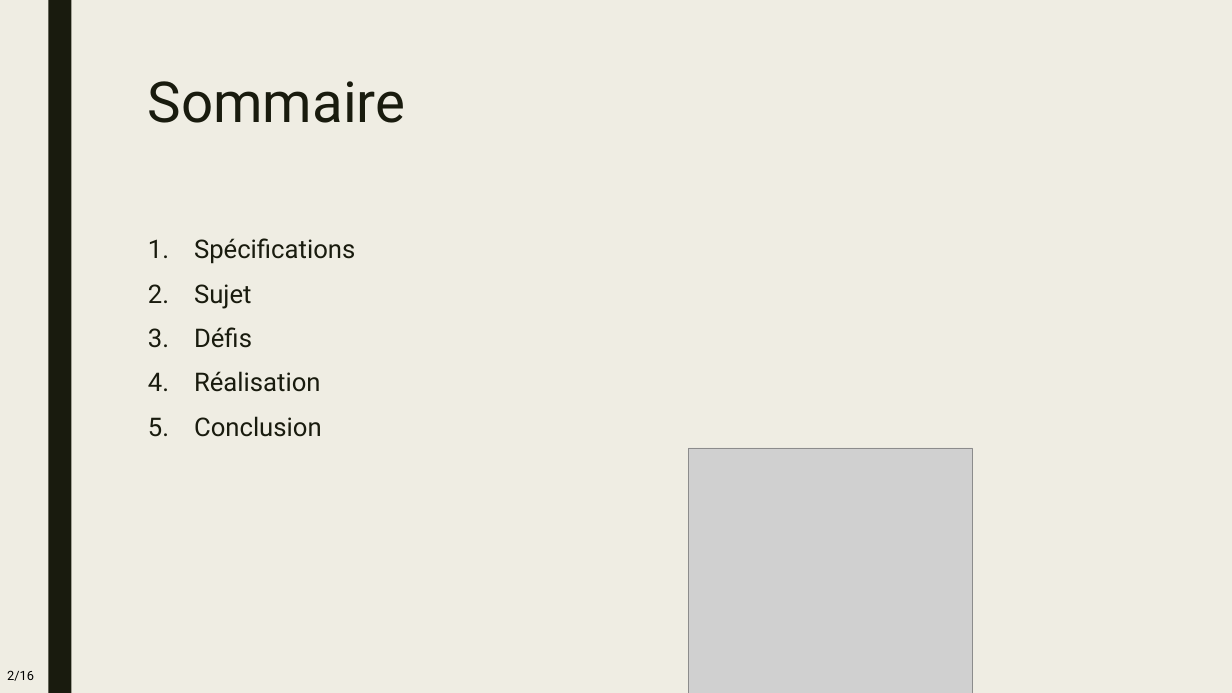
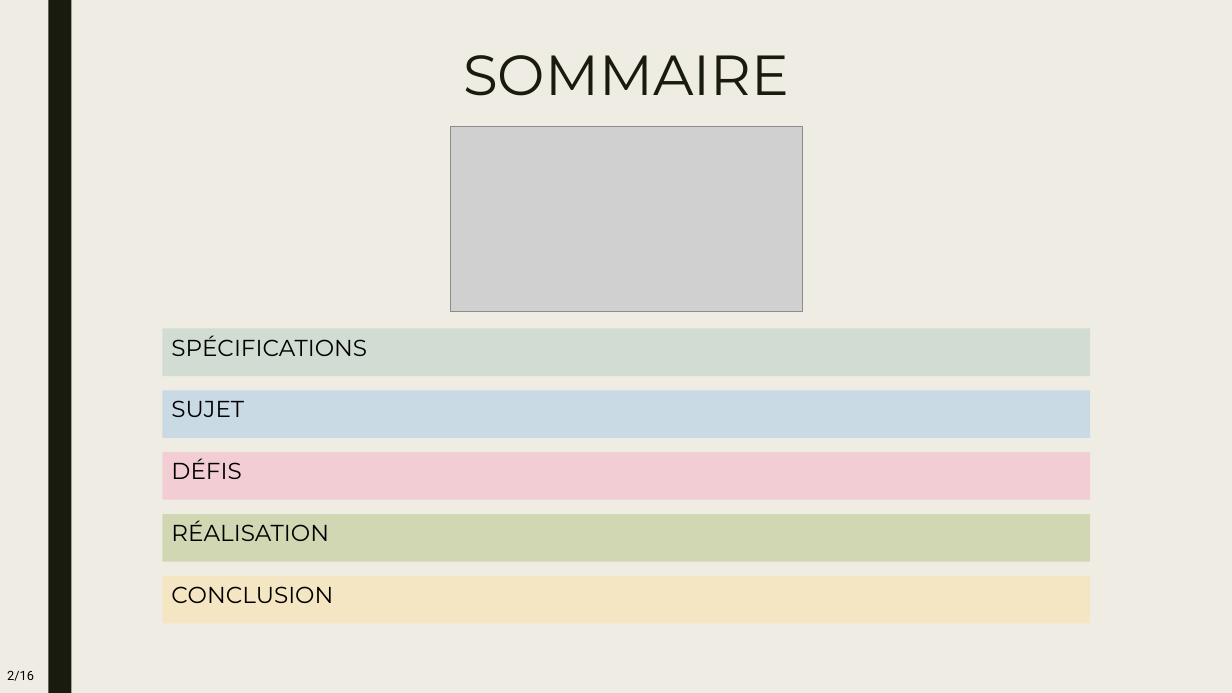
Before and after one commit to TristanGerber/trigerber-TPI, a slide deck: slide 2 of 3-Presentation/x-trg-powerpoint.pptx. Drawn at 1232x693 pixels with LibreOffice and Linux fonts; fonts in the diff are those of the drawing; grey boxes stand for pictures. Boxes give left, top, right and bottom in pixels: in the first picture for what was removed or moved away, otherwise in the second. Text is boxed around its words. In the diff, an @@ line names an element or a change of style, - is before the commit and + after.

Commit message:
Présentation 1

```diff
--- a/3-Presentation/x-trg-powerpoint.pptx
+++ b/3-Presentation/x-trg-powerpoint.pptx
@@ title at [463, 55, 789, 96]: text changed; font Roboto to Montserrat @@
-Sommaire
+SOMMAIRE
@@ picture added at [450, 127, 802, 311] @@
@@ text removed at [194, 238, 355, 437] @@
-1. Spécifications
-2. Sujet
-3. Défis
-4. Réalisation
-5. Conclusion
@@ rectangle added at [163, 329, 1091, 376], fill #D1DDD2, 18 pt, text #000000 @@
+SPÉCIFICATIONS
@@ rectangle added at [163, 390, 1091, 437], fill #C9DAE4, 18 pt, text #000000 @@
+SUJET
@@ picture removed at [689, 448, 972, 693] @@
@@ rectangle added at [163, 452, 1091, 499], fill #F3CDD4, 18 pt, text #000000 @@
+DÉFIS
@@ rectangle added at [163, 514, 1091, 561], fill #D1D7B2, 18 pt, text #000000 @@
+RÉALISATION
@@ rectangle added at [163, 576, 1091, 623], fill #F5E6C3, 18 pt, text #000000 @@
+CONCLUSION
```
Also in this commit, not shown: 15 other slides changed, 1 other file.
